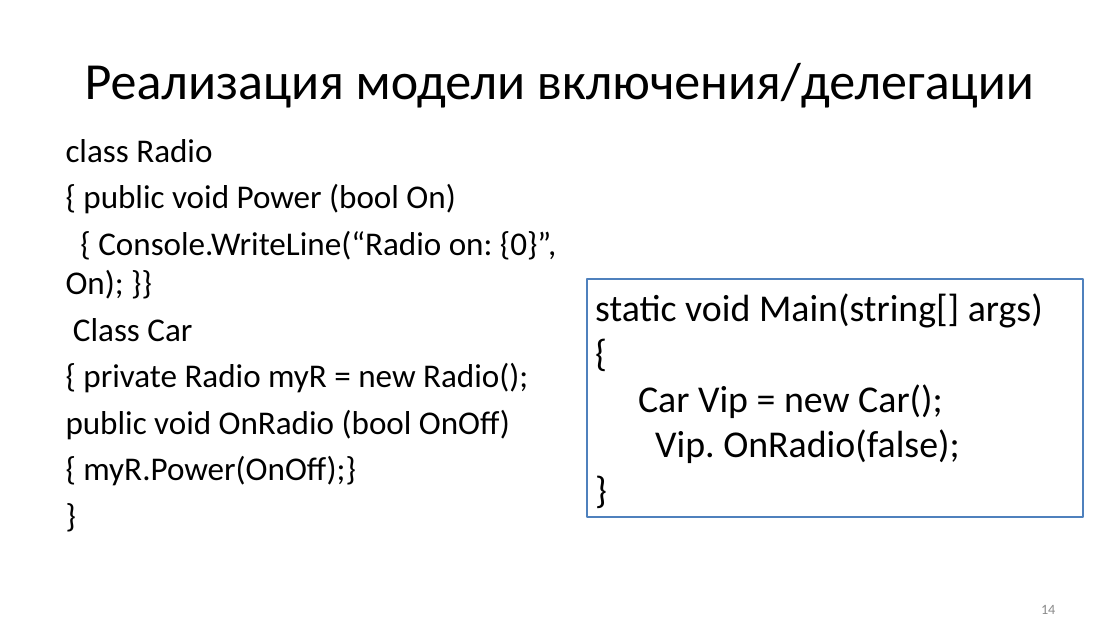
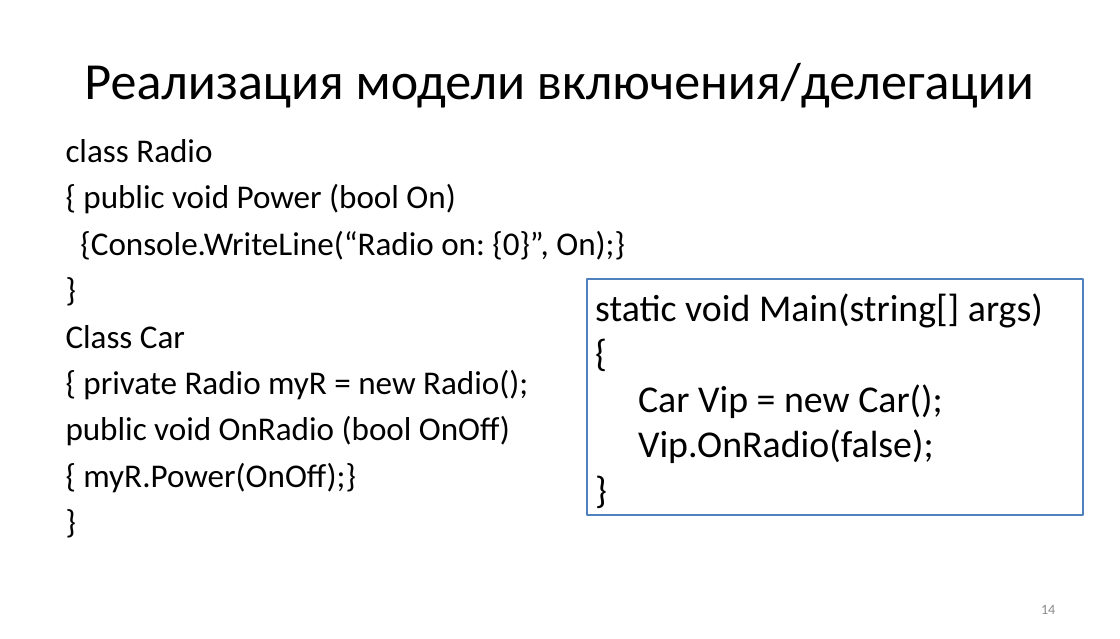
Before and after one commit to Mrztv/KRSU, a slide deck: slide 14 of 2026/ООП/Хмелева/ООП2.pptx. Drawn at 1120x639 pixels with LibreOffice and Linux fonts; fonts in the diff are those of the drawing. Boxes give left, top, right and bottom in pixels: in the first picture for what was removed or moved away, otherwise in the second. Text is boxed around its words. In the diff, an @@ line names an element or a change of style, - is before the commit and + after.

```diff
--- a/2026/ООП/Хмелева/ООП2.pptx
+++ b/2026/ООП/Хмелева/ООП2.pptx
@@ text at (x1=80, y1=231, x2=625, y2=260): text changed @@
-{ Console.WriteLine(“Radio on: {0}”, On); }}
+{Console.WriteLine(“Radio on: {0}”, On);}
+}
@@ text in rectangle at (x1=638, y1=429, x2=934, y2=463): spaces changed @@
-Vip. OnRadio(false);
+Vip.OnRadio(false);
```
Also in this commit, not shown: 91 other slides changed, 1 slide removed, 27 other files.
